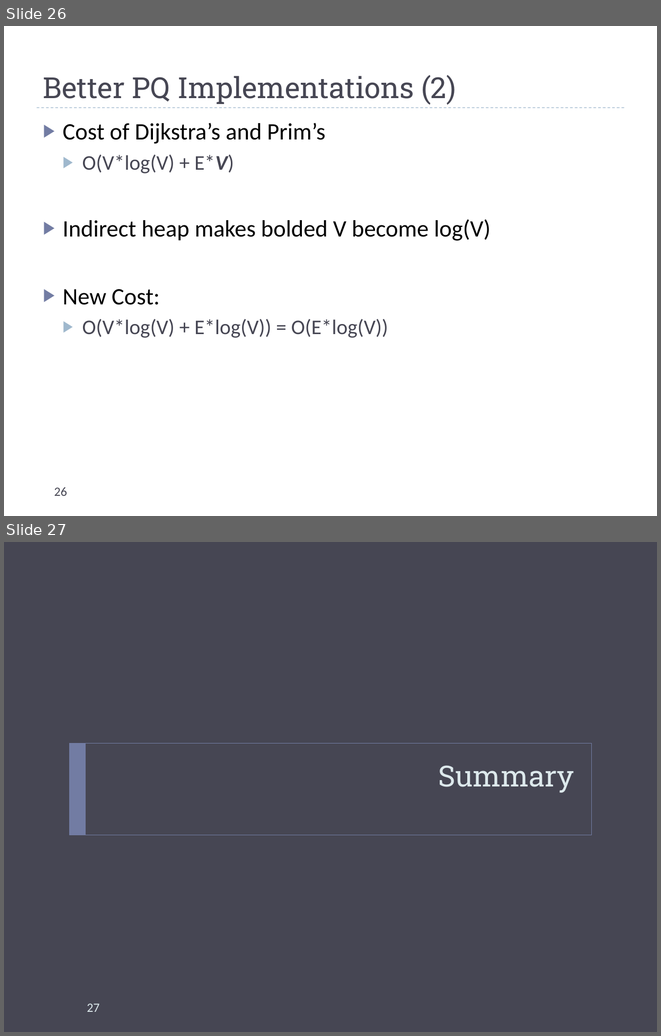
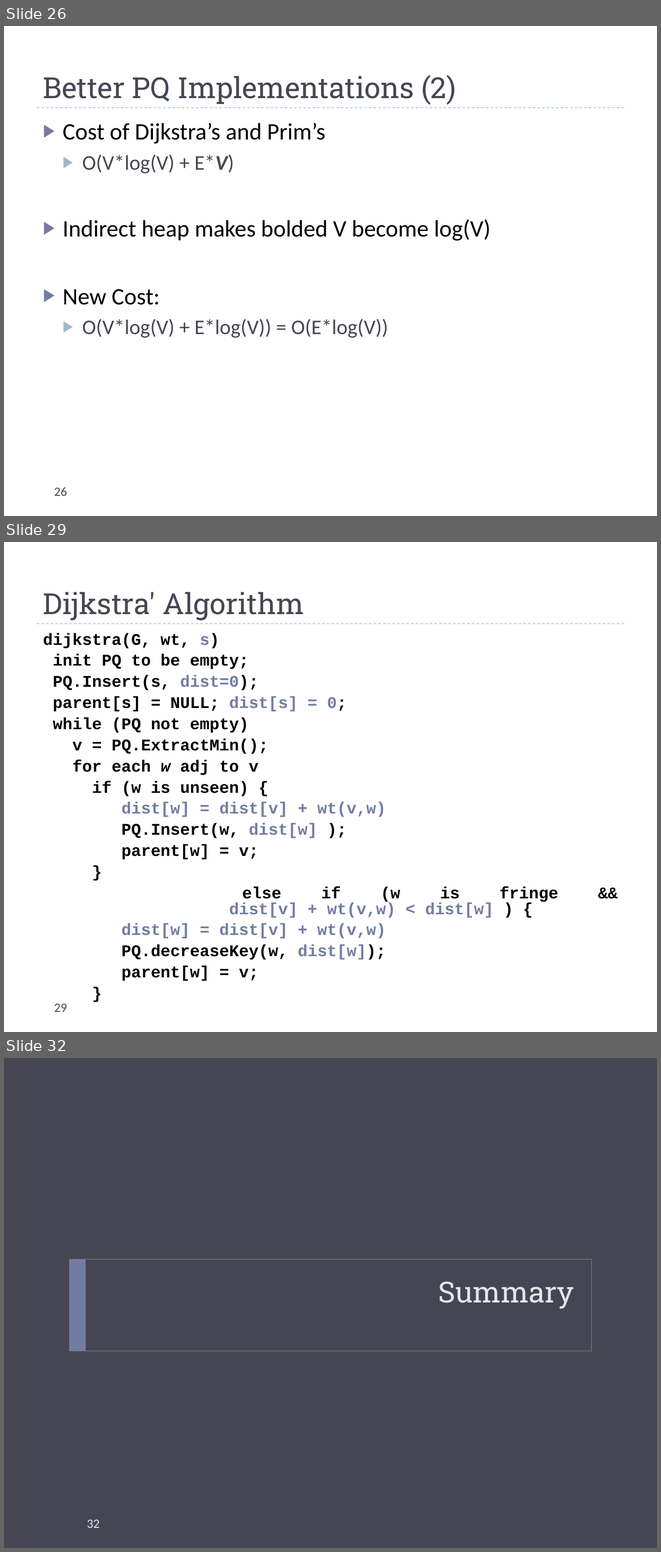
Before and after one commit to uva-cs/cs4102-s22, a slide deck: slides/cs4102_L12-dijstra-and-prim.pptx. Shown one above the other, each under a label of ours: slides 26 and 27 before the commit, slides 26, 29 and 32 after it; the slides between them are not shown. The pictures are 661x1036 and 661x1552 pixels, drawn with LibreOffice and Linux fonts; fonts in the diff are those of the drawing. Boxes give left, top, right and bottom in pixels: in the first picture for what was removed or moved away, otherwise in the second. Text is boxed around its words. In the diff, an @@ line names an element or a change of style, - is before the commit and + after.

```diff
--- a/slides/cs4102_L12-dijstra-and-prim.pptx
+++ b/slides/cs4102_L12-dijstra-and-prim.pptx
@@ slide 29 added at [4, 542, 657, 1032], background #FFFFFF; not listed: 1 template element that a slide beside it also shows @@
@@ title added at [43, 592, 304, 620], 32 pt, text #464653 @@
+Dijkstra' Algorithm
@@ text added at [43, 633, 558, 981], 18 pt, text #000000, bold @@
+dijkstra(G, wt, s)
+init PQ to be empty;
+PQ.Insert(s, dist=0);
+parent[s] = NULL; dist[s] = 0;
+while (PQ not empty)
+v = PQ.ExtractMin();
+for each w adj to v
+if (w is unseen) {
+dist[w] = dist[v] + wt(v,w)
+PQ.Insert(w, dist[w] );
+parent[w] = v;
+}
+else if (w is fringe &&
+dist[v] + wt(v,w) < dist[w] ) {
+dist[w] = dist[v] + wt(v,w)
+PQ.decreaseKey(w, dist[w]);
+parent[w] = v;
+}
@@ page number added at [54, 1003, 67, 1012], 14 pt, text #464653 @@
+29
@@ what was slide 27 is now slide 32 @@
@@ page number at [87, 1519, 99, 1528]: text changed @@
-27
+32
```
Also in this commit, not shown: 1 slide changed, 4 other slides added, 1 other file.
